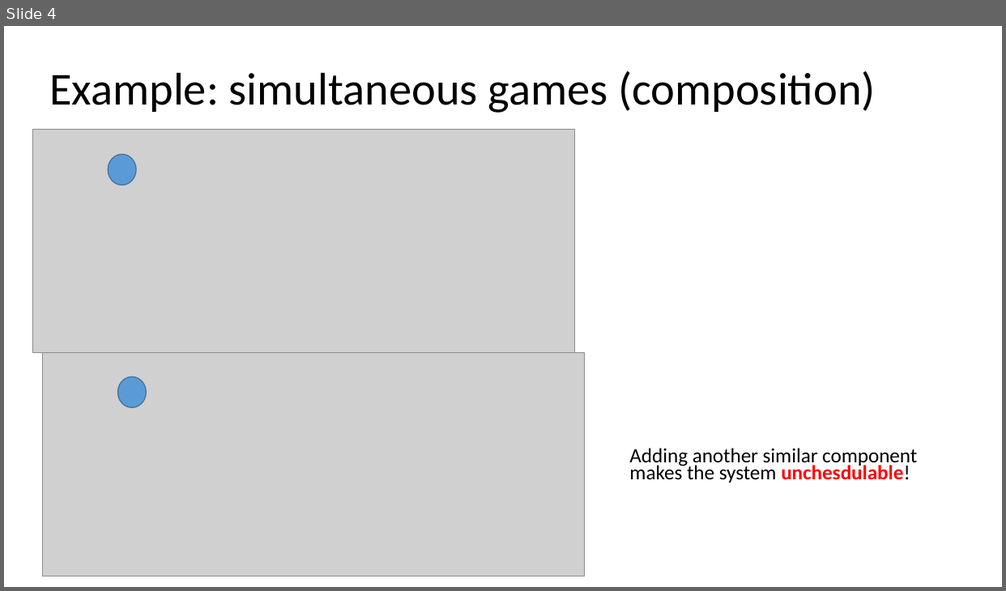
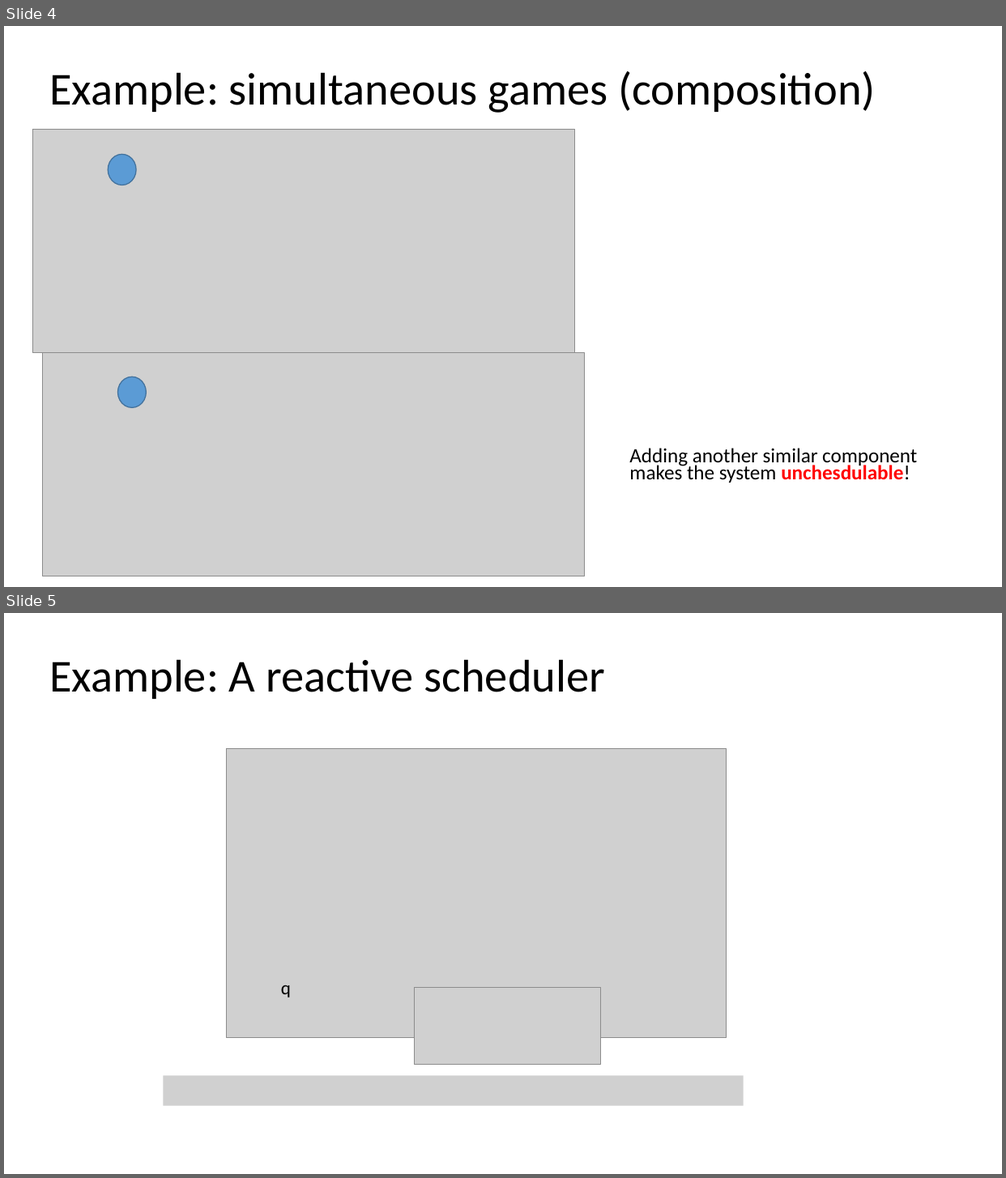
Before and after one commit to hodaig/MSc-thesis-final, a slide deck: Presentation1.pptx. Shown one above the other, each under a label of ours: slide 4 before the commit, slides 4 and 5 after it. The pictures are 1006x591 and 1006x1178 pixels, drawn with LibreOffice and Linux fonts; fonts in the diff are those of the drawing; grey boxes stand for pictures. Boxes give left, top, right and bottom in pixels: in the first picture for what was removed or moved away, otherwise in the second. Text is boxed around its words. In the diff, an @@ line names an element or a change of style, - is before the commit and + after.

```diff
--- a/Presentation1.pptx
+++ b/Presentation1.pptx
@@ slide 5 added at [4, 613, 1002, 1174], background #FFFFFF @@
@@ title added at [49, 659, 605, 699], 44 pt, text #000000 @@
+Example: A reactive scheduler
@@ picture added at [226, 748, 726, 1037] @@
@@ text added at [281, 986, 291, 998], 18 pt, text #000000 @@
+q
@@ picture added at [415, 988, 601, 1064] @@
@@ picture added at [163, 1076, 743, 1105] @@
```
Also in this commit, not shown: 2 other files.
